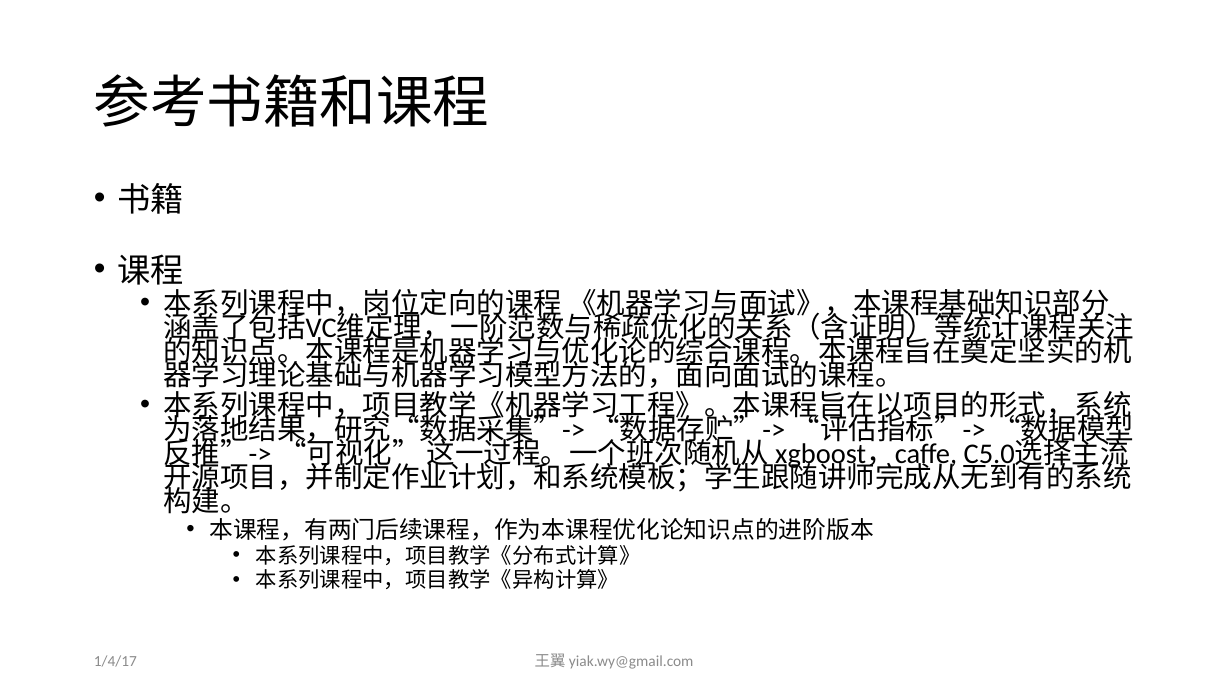
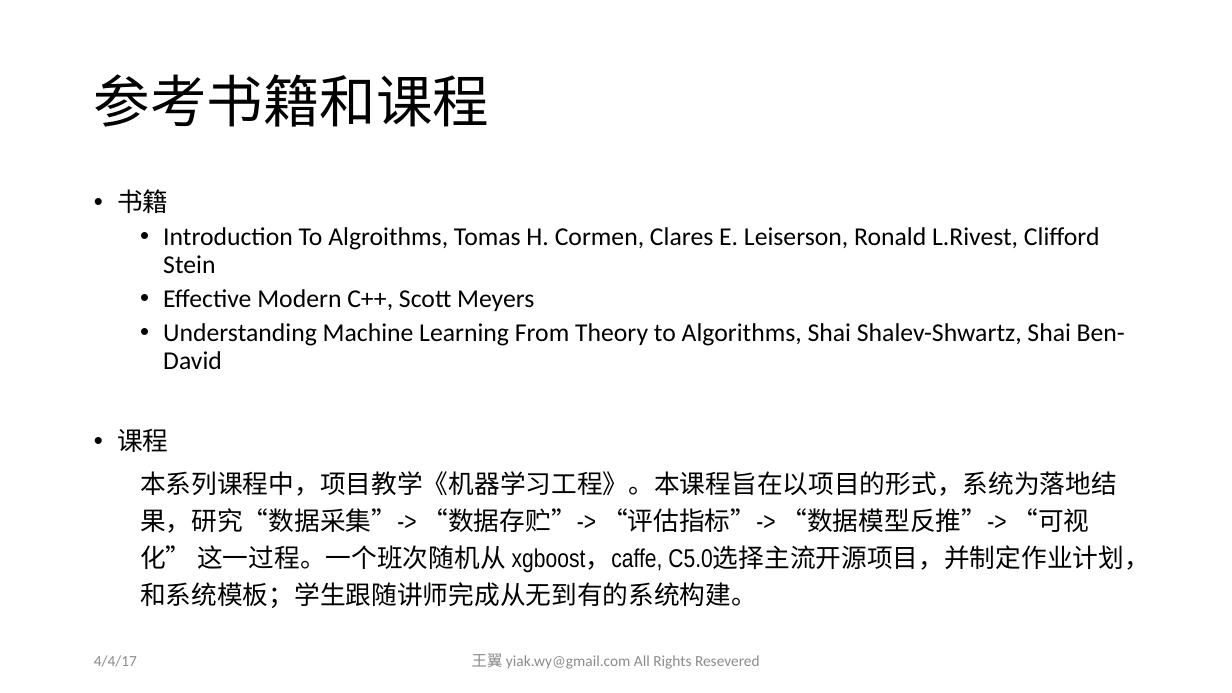
Before and after one commit to yiakwy/yiakwy.github.io, a slide deck: slide 5 of Computing Random Variables/Computing Random Variables.pptx (slide 4 before the commit). Drawn at 1232x693 pixels with LibreOffice and Linux fonts; fonts in the diff are those of the drawing. Boxes give left, top, right and bottom in pixels: in the first picture for what was removed or moved away, otherwise in the second. Text is boxed around its words. In the diff, an @@ line names an element or a change of style, - is before the commit and + after.

```diff
--- a/Computing Random Variables/Computing Random Variables.pptx
+++ b/Computing Random Variables/Computing Random Variables.pptx
@@ text at bbox=[117, 189, 1150, 608]: size 25.9 to 20 pt in "书籍", "课程"; size 22.2 to 20 pt, font Calibri to Arial Narrow in "本系列课程中，项目教学《机器学习工程》。本课程旨在以项目的形式，系统为落地结果，研究“数据采集”-> “数据存贮”->  ..."; line spacing 0.7 to 0.9; bullet • to none; line spacing 0.7 to 1.2 @@
@@ text at bbox=[163, 227, 1125, 370]: paragraphs added @@
+  • Introduction To Algroithms, Tomas H. Cormen, Clares E. Leiserson, Ronald L.Rivest, Clifford Stein
+  • Effective Modern C++, Scott Meyers
+  • Understanding Machine Learning From Theory to Algorithms, Shai Shalev-Shwartz, Shai Ben-David
@@ text at bbox=[163, 289, 1134, 392]: paragraph removed @@
-  • 本系列课程中，岗位定向的课程 《机器学习与面试》，本课程基础知识部分涵盖了包括VC维定理，一阶范数与稀疏优化的关系（含证明）等统计课程关注的知识点。本课程是机器学习与优化论的综合课程。本课程旨在奠定坚实的机器学习理论基础与机器学习模型方法的，面向面试的课程。
@@ text at bbox=[209, 518, 873, 589]: paragraphs removed @@
-    • 本课程，有两门后续课程，作为本课程优化论知识点的进阶版本
-      • 本系列课程中，项目教学《分布式计算》
-      • 本系列课程中，项目教学《异构计算》
@@ text at bbox=[94, 655, 137, 667]: text changed @@
-1/4/17
+4/4/17
@@ text at bbox=[472, 653, 760, 669]: text changed @@
-王翼 yiak.wy@gmail.com
+王翼 yiak.wy@gmail.com All Rights Resevered
```
Also in this commit, not shown: 20 other slides changed, 14 slides added, 3 other files.
